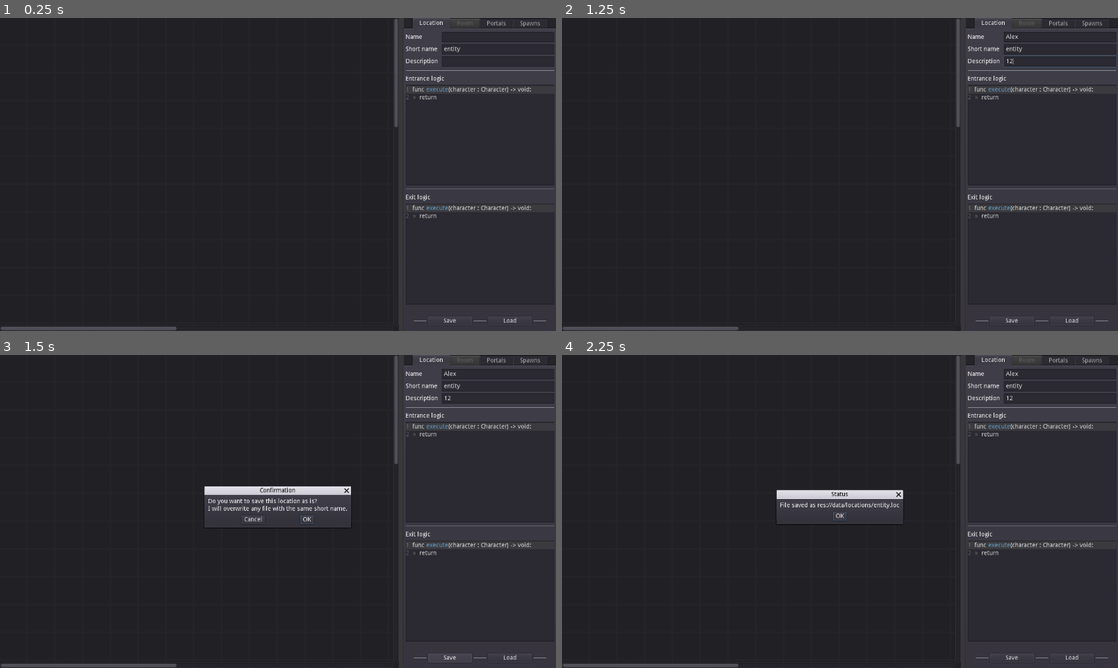
Above: before the commit, frames 1-4 (two rows, left to right).
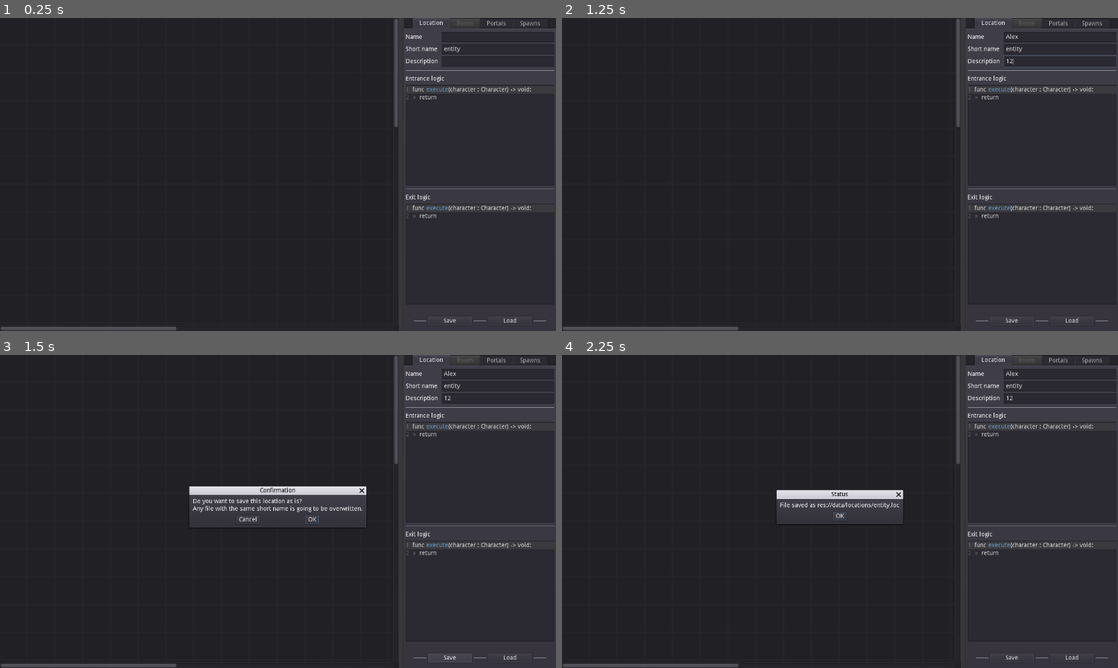
Above: after the commit, the same moments.

Repository: jbatistareis/d-engine
Game: Godot game, scene res://tools/location/locationEditor.tscn
Same seed, same stepped clock (60 frames per second), same inputs: the game is played once before the commit and once after it.
Inputs (mouse positions are in pixels of both pictures, inside the frame that each line leads up to):
- Up to frame 1 (0.25 s): no input
- Up to frame 2 (1.25 s): click (1062, 36) at 0.52 s; type "Alex" at 0.6 s; click (1062, 61) at 0.75 s; type "12" at 0.83 s
- Up to frame 3 (1.5 s): click "Save" at 1.25 s
- Up to frame 4 (2.25 s): click "OK" at 2 s

Frames 1-2 are identical in both runs. In frame 3, 1.0% of the frame differs, in the area x 34-66%, y 42-56%; in frame 4, nothing differs.

Commit message:
character and item functions, message fix

Diff:
--- a/logic/database/deserializer.gd
+++ b/logic/database/deserializer.gd
@@ -2,15 +2,42 @@
 
 
 static func character(data : PoolByteArray) -> Character:
-	var character : Character = Character.new()
 	var dict : Dictionary = bytes2var(data)
+	var character : Character = dict2inst(dict)
+
+	character.strength = dict2inst(dict.strength)
+	character.dexterity = dict2inst(dict.dexterity)
+	character.constitution = dict2inst(dict.constitution)
+	character.intelligence = dict2inst(dict.intelligence)
+	character.wisdom = dict2inst(dict.wisdom)
+	character.charisma = dict2inst(dict.charisma)
+
+	var index = 0
+	while index < character.moves.size():
+		character.moves[index] = dict2inst(dict.moves[index])
+		index += 1
+
+	character.inventory = dict2inst(dict.inventory)
+
+	index = 0
+	while index < character.inventory.items.size():
+		character.inventory.items[index] = dict2inst(dict.inventory.items[index])
+		index += 1
+
+	index = 0
+	while index < character.inventory.weapons.size():
+		character.inventory.weapons[index] = dict2inst(dict.inventory.weapons[index])
+		index += 1
+
+	character.inventory.weapon = dict2inst(dict.inventory.weapon)
+	character.inventory.armor = dict2inst(dict.inventory.armor)
 
 	return character
 
 
 static func item(data : PoolByteArray) -> Item:
-	var item : Item = Item.new()
 	var dict : Dictionary = bytes2var(data)
+	var item : Item = dict2inst(dict)
 
 	return item
 
@@ -21,17 +48,17 @@
 
 	var index = 0
 	while index < location.rooms.size():
-		location.rooms[index] = dict2inst(location.rooms[index])
+		location.rooms[index] = dict2inst(dict.rooms[index])
 		index += 1
 
 	index = 0
 	while index < location.portals.size():
-		location.portals[index] = dict2inst(location.portals[index])
+		location.portals[index] = dict2inst(dict.portals[index])
 		index += 1
 
 	index = 0
 	while index < location.spawns.size():
-		location.spawns[index] = dict2inst(location.spawns[index])
+		location.spawns[index] = dict2inst(dict.spawns[index])
 		index += 1
 
 	return location
--- a/logic/database/serializer.gd
+++ b/logic/database/serializer.gd
@@ -3,6 +3,33 @@
 
 static func character(character : Character) -> PoolByteArray:
 	var data : Dictionary = inst2dict(character)
+
+	data.strength = inst2dict(character.strength)
+	data.dexterity = inst2dict(character.dexterity)
+	data.constitution = inst2dict(character.constitution)
+	data.intelligence = inst2dict(character.intelligence)
+	data.wisdom = inst2dict(character.wisdom)
+	data.charisma = inst2dict(character.charisma)
+
+	var index = 0
+	while index < data.moves.size():
+		data.moves[index] = inst2dict(data.moves[index])
+		index += 1
+
+	data.inventory = inst2dict(character.inventory)
+
+	index = 0
+	while index < data.inventory.items.size():
+		data.inventory.items[index] = inst2dict(data.inventory.items[index])
+		index += 1
+
+	index = 0
+	while index < data.inventory.weapons.size():
+		data.inventory.weapons[index] = inst2dict(data.inventory.weapons[index])
+		index += 1
+
+	data.inventory.weapon = inst2dict(data.inventory.weapon)
+	data.inventory.armor = inst2dict(data.inventory.armor)
 
 	return var2bytes(data)
 
--- a/tools/location/locationEditor.tscn
+++ b/tools/location/locationEditor.tscn
@@ -760,7 +760,7 @@
 popup_exclusive = true
 window_title = "Confirmation"
 dialog_text = "Do you want to save this location as is?
-I will overwrite any file with the same short name."
+Any file with the same short name is going to be overwritten."
 
 [node name="fileSavedInfo" type="AcceptDialog" parent="."]
 margin_right = 83.0
